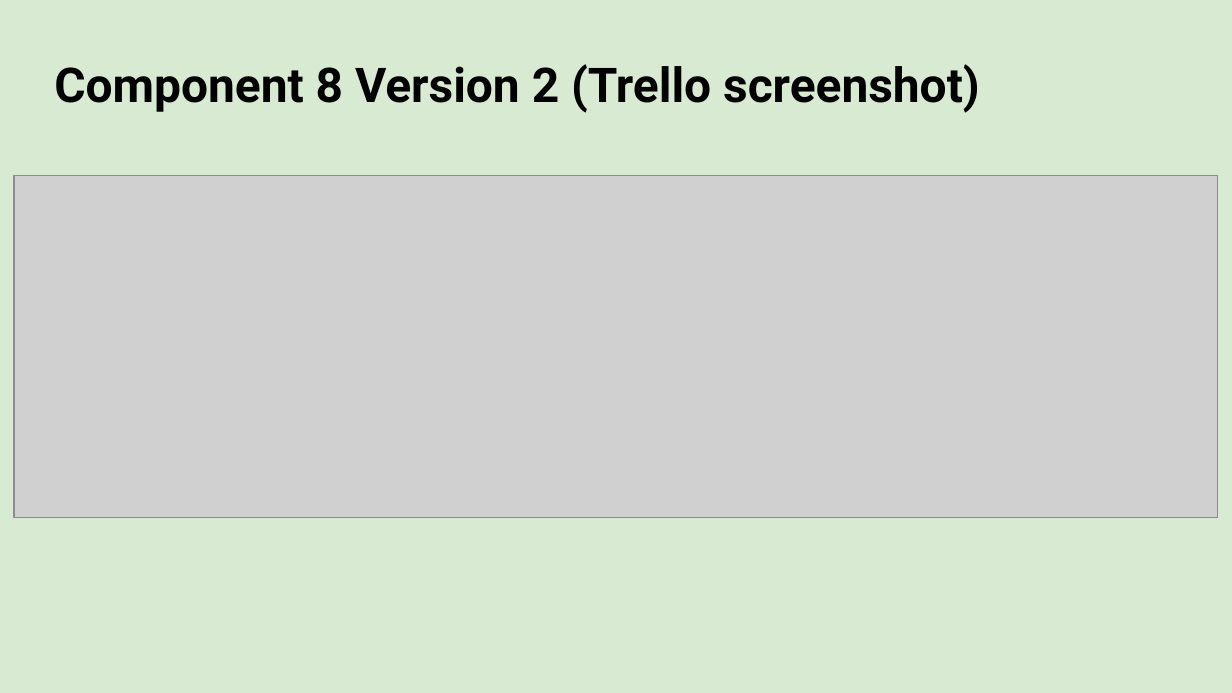
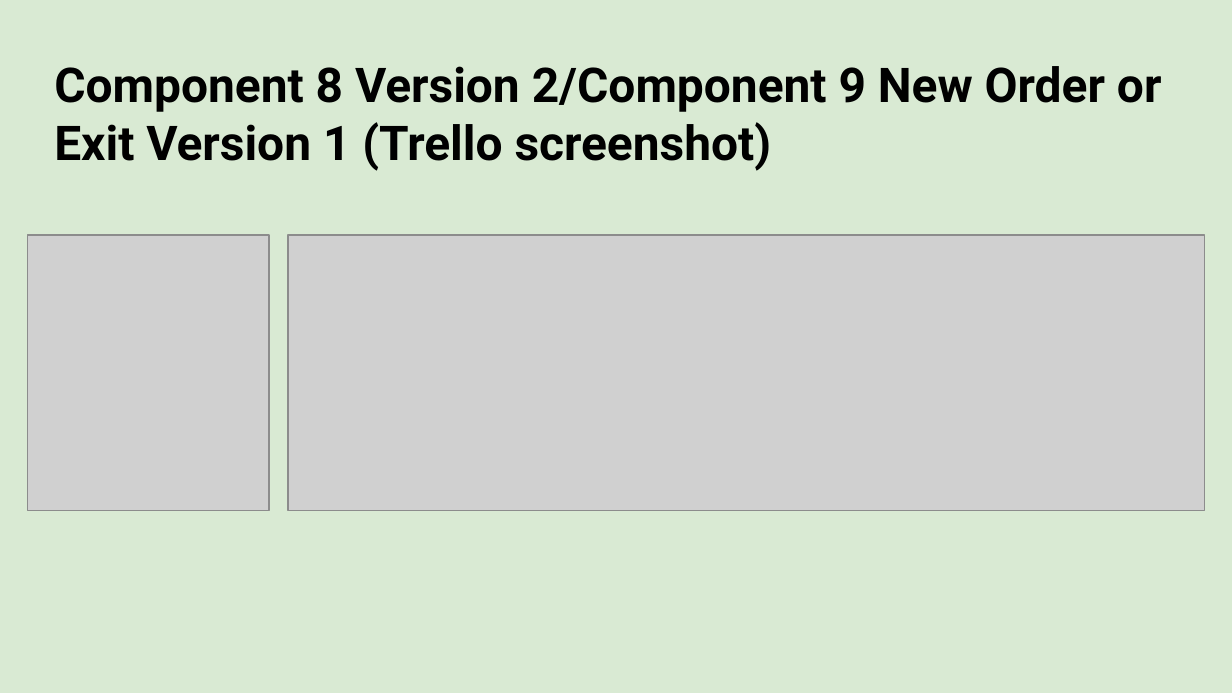
Before and after one commit to danettp/ds_nuts_bot, a slide deck: slide 68 of Danett Pepito - 000_91896 _ 91897 Documentation - 2150400 (Git).pptx. Drawn at 1232x693 pixels with LibreOffice and Linux fonts; fonts in the diff are those of the drawing; grey boxes stand for pictures; background and template pictures are left out. Boxes give left, top, right and bottom in pixels: in the first picture for what was removed or moved away, otherwise in the second. Text is boxed around its words. In the diff, an @@ line names an element or a change of style, - is before the commit and + after.

```diff
--- a/Danett Pepito - 000_91896 _ 91897 Documentation - 2150400 (Git).pptx
+++ b/Danett Pepito - 000_91896 _ 91897 Documentation - 2150400 (Git).pptx
@@ title at (54, 66, 1162, 171): text changed @@
-Component 8 Version 2 (Trello screenshot)
+Component 8 Version 2/Component 9 New Order or Exit Version 1 (Trello screenshot)
@@ picture: place and size @@
-picture at (14, 176, 1217, 517)
+picture at (27, 235, 269, 511)
@@ picture added at (288, 235, 1205, 511) @@
```
Also in this commit, not shown: 1 other slide changed, 2 other files.
